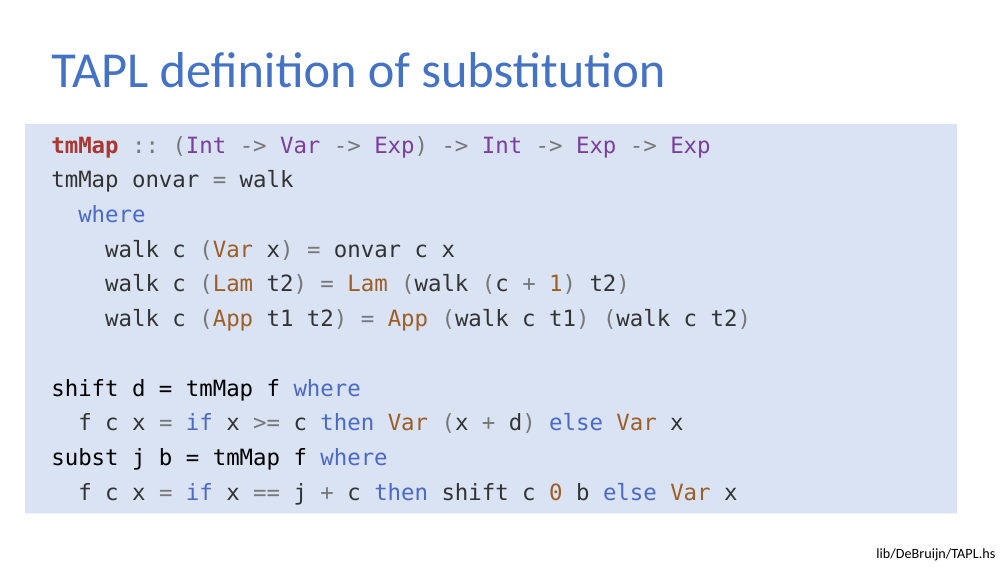
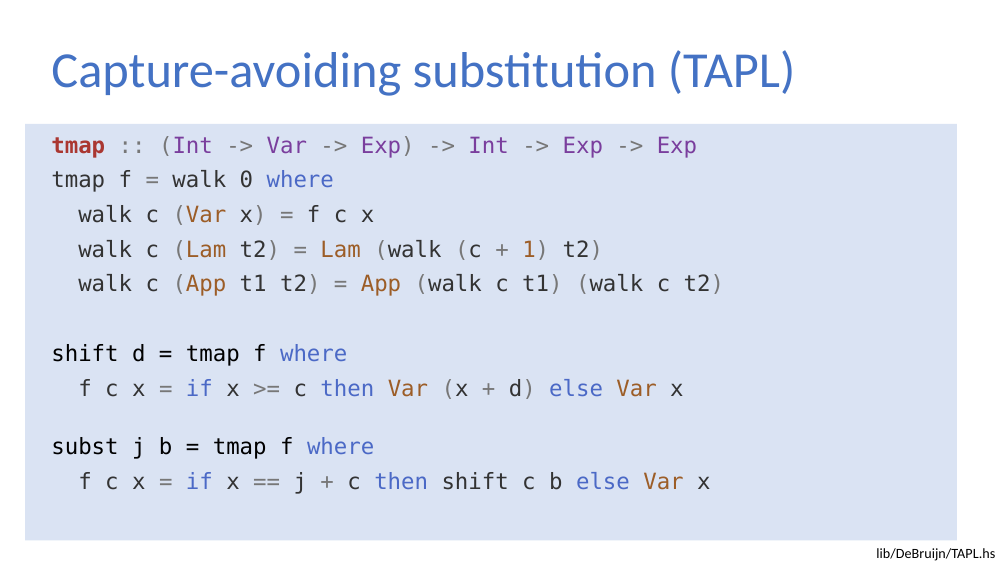
Before and after one commit to sweirich/lambda-n-ways, a slide deck: slide 12 of ifl-2021.pptx. Drawn at 1008x567 pixels with LibreOffice and Linux fonts; fonts in the diff are those of the drawing. Boxes give left, top, right and bottom in pixels: in the first picture for what was removed or moved away, otherwise in the second. Text is boxed around its words. In the diff, an @@ line names an element or a change of style, - is before the commit and + after.

```diff
--- a/ifl-2021.pptx
+++ b/ifl-2021.pptx
@@ title at <box>51,50,795,96</box>: text changed @@
-TAPL definition of substitution
+Capture-avoiding substitution (TAPL)
@@ rectangle: place and size @@
-rectangle at <box>25,124,957,513</box>
+rectangle at <box>25,124,957,540</box>
@@ text at <box>51,136,697,225</box>: text changed @@
-tmMap :: (Int -> Var -> Exp) -> Int -> Exp -> Exp
-tmMap onvar = walk
-where
-walk c (Var x) = onvar c x
+tmap :: (Int -> Var -> Exp) -> Int -> Exp -> Exp
+tmap f = walk 0 where
+walk c (Var x) = f c x
@@ text at <box>51,344,347,366</box>: text changed @@
-shift d = tmMap f where
+shift d = tmap f where
@@ text at <box>51,437,710,494</box>: text changed @@
-subst j b = tmMap f where
-f c x = if x == j + c then shift c 0 b else Var x
+subst j b = tmap f where
+f c x = if x == j + c then shift c b else Var x
```
Also in this commit, not shown: 3 other slides changed, 14 other files.
